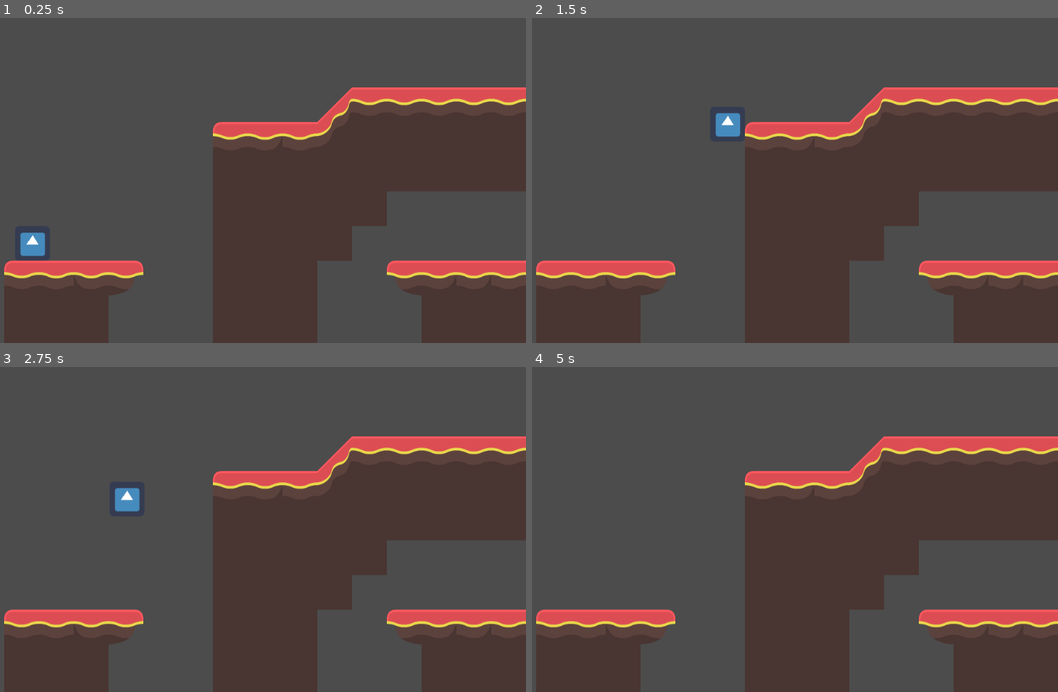
Above: before the commit, frames 1-4 (two rows, left to right).
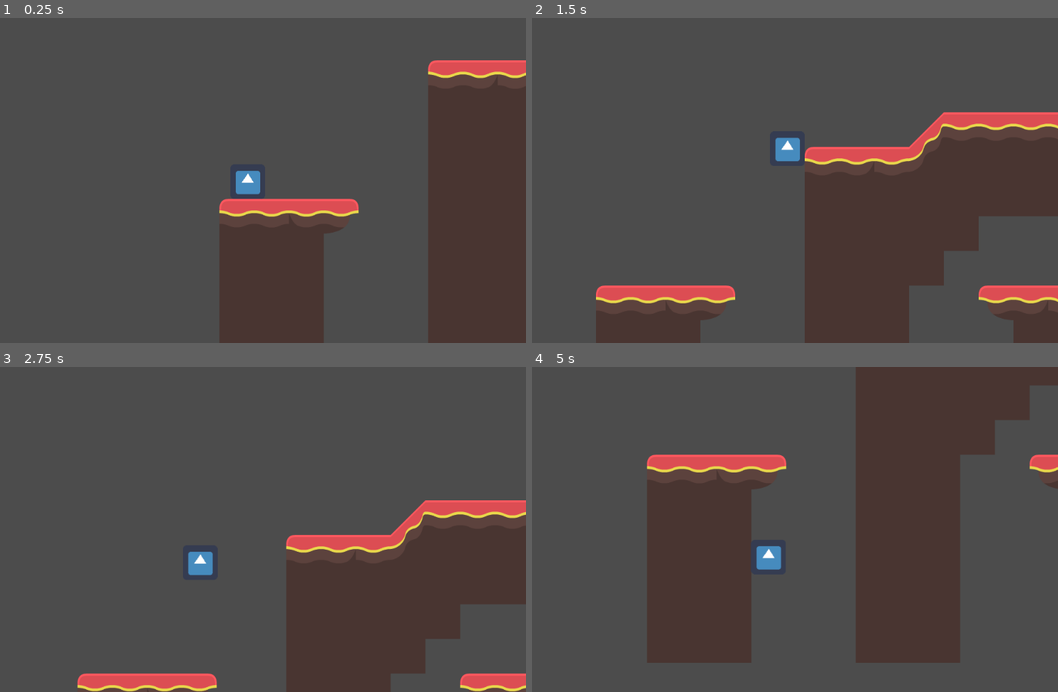
Above: after the commit, the same moments.

Repository: Lukas-VanDyke/Platformer-Prototype
Game: Godot game, scene res://Scenes/Room.tscn
The game is run twice, just before and just after one commit, with the same random seed, the same clock (stepped at 60 frames per second) and the same inputs. The engine's default icon, where the game draws it, is replaced by a stand-in: a white triangle on a blue panel in a dark square.
Inputs:
- Up to frame 1 (0.25 s): no input
- Up to frame 2 (1.5 s): hold D (right) from 0.53 s (still down); tap Space (space) at 0.6, 1.35 s
- Up to frame 3 (2.75 s): release D (right) at 2.03 s; hold A (left) from 2.03 s (still down); tap Space (space) at 2.1 s
- Up to frame 4 (5 s): release A (left) at 2.78 s; hold D (right) 2.78-4.28 s; tap Space (space) at 2.85, 3.6, 4.35 s; hold A (left) from 4.28 s (still down)

The runs differ from the first frame. In frame 1, 26% of the frame differs, in the area x 0-100%, y 13-100%; in frame 2, 30%; in frame 3, 41%; in frame 4, 52%, in the area x 0-100%, y 0-100%.

Commit message:
Camera follows the player; expanded the scene

Diff:
--- a/src/Player/Player.tscn
+++ b/src/Player/Player.tscn
@@ -19,3 +19,12 @@
 [node name="PlayerVisibility" type="VisibilityNotifier2D" parent="."]
 position = Vector2( 0.291985, -0.583982 )
 scale = Vector2( 3.13152, 3.16072 )
+
+[node name="Camera" type="Camera2D" parent="."]
+current = true
+smoothing_enabled = true
+drag_margin_left = 0.05
+drag_margin_top = 0.05
+drag_margin_right = 0.05
+drag_margin_bottom = 0.05
+editor_draw_drag_margin = true
--- a/src/Scripts/PlayerController.gd
+++ b/src/Scripts/PlayerController.gd
@@ -7,11 +7,14 @@
 export (int) var jumpSpeed = -1000
 
 var velocity = Vector2()
+var look_direction = Vector2(1,0)
 
 func _physics_process(delta):
 	get_input()
 	velocity.y += gravity * delta
 	velocity = move_and_slide(velocity, Vector2(0, -1))
+
+	UpdateLookDirection()
 
 func get_input():
 	velocity.x = 0
@@ -25,3 +28,6 @@
 		velocity.x += movementSpeed
 	if Input.is_action_just_pressed("space") and (is_on_floor() or is_on_wall()):
 		velocity.y = jumpSpeed
+
+func UpdateLookDirection():
+	look_direction = velocity
